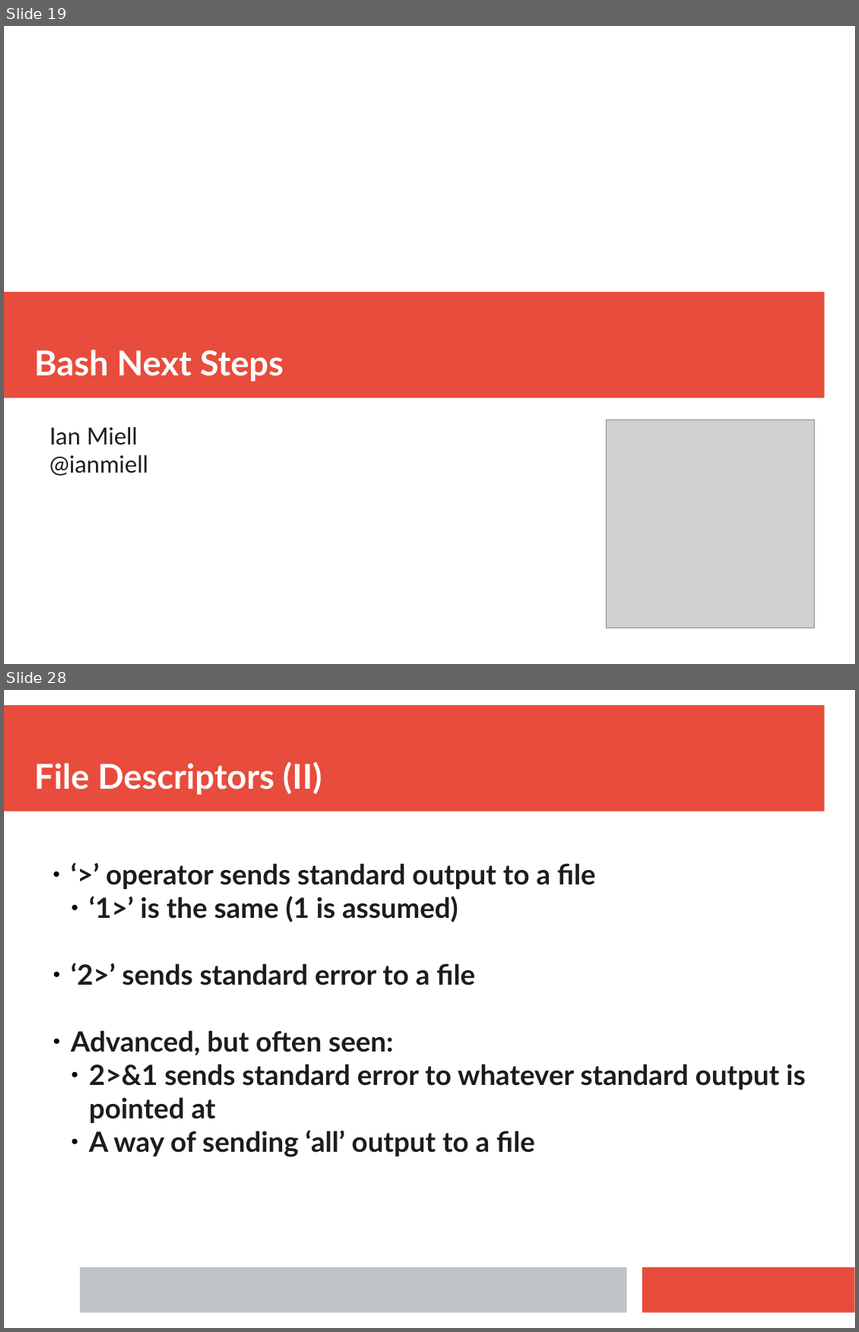
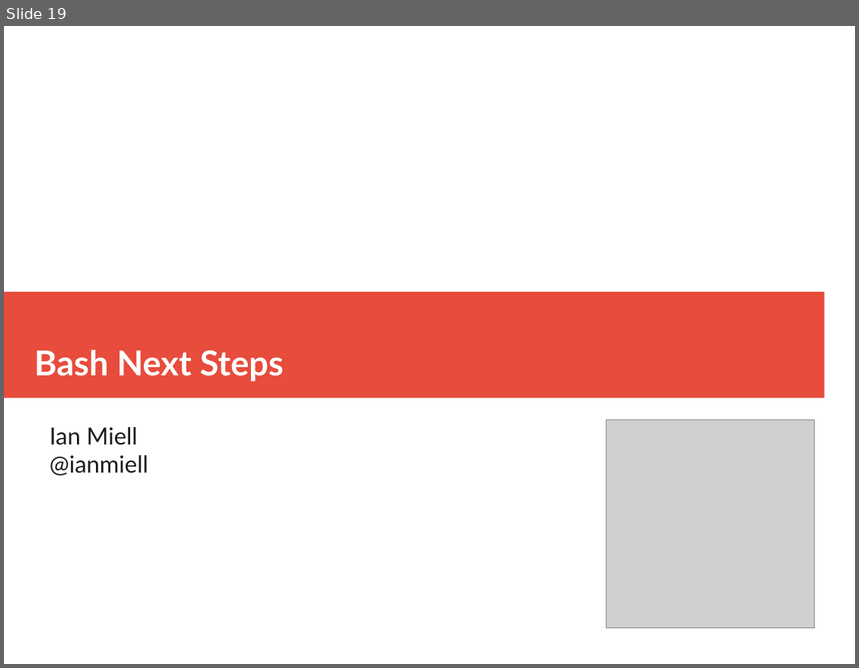
Before and after one commit to ianmiell/bash-next-steps, a slide deck: slides/bash_next_steps.pptx. Shown one above the other, each under a label of ours: slides 19 and 28 before the commit, slide 19 after it; the slides between them are not shown. The pictures are 859x1332 and 859x668 pixels, drawn with LibreOffice and Linux fonts; fonts in the diff are those of the drawing; grey boxes stand for pictures. Boxes give left, top, right and bottom in pixels: in the first picture for what was removed or moved away, otherwise in the second. Text is boxed around its words. In the diff, an @@ line names an element or a change of style, - is before the commit and + after.

```diff
--- a/slides/bash_next_steps.pptx
+++ b/slides/bash_next_steps.pptx
@@ slide 28 removed at [4,690,855,1328], background #FFFFFF @@
@@ rectangle removed at [4,705,825,812] @@
@@ text removed at [34,761,322,795] @@
-File Descriptors (II)
@@ text removed at [71,863,805,1157] @@
-  ● ‘>’ operator sends standard output to a file
-    ● ‘1>’ is the same (1 is assumed)
-  ● ‘2>’ sends standard error to a file
-  ● Advanced, but often seen:
-    ● 2>&1 sends standard error to whatever standard output is pointed at
-    ● A way of sending ‘all’ output to a file
@@ rectangle removed at [80,1268,626,1313] @@
@@ rectangle removed at [643,1268,855,1313] @@
```
Also in this commit, not shown: 3 slides changed, 2 slides added, 39 other slides removed, 1 other file.
